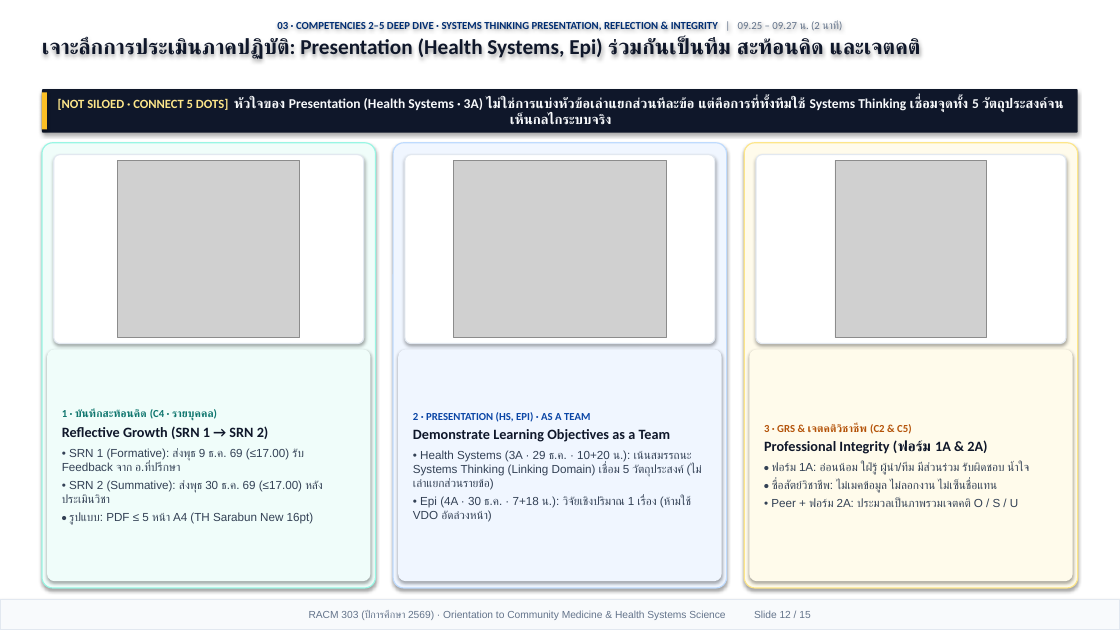
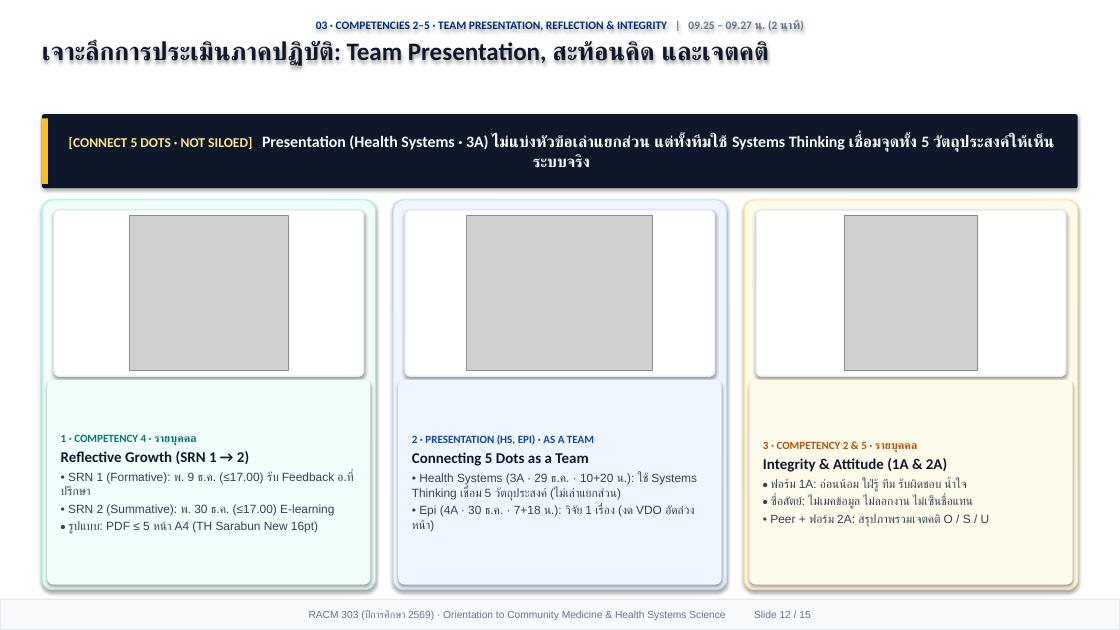
Before and after one commit to smartwoo/racm303-2569, a slide deck: slide 12 of exports/pptx/RACM303_2569_Orientation_Slides.pptx. Drawn at 1120x630 pixels with LibreOffice and Linux fonts; fonts in the diff are those of the drawing; grey boxes stand for pictures. Boxes give left, top, right and bottom in pixels: in the first picture for what was removed or moved away, otherwise in the second. Text is boxed around its words. In the diff, an @@ line names an element or a change of style, - is before the commit and + after.

Commit message:
feat(orientation): Apple Keynote 1/3 header + 2/3 Bento deck, HD original HSS figures with citations, and 6-form-factor responsive design

```diff
--- a/exports/pptx/RACM303_2569_Orientation_Slides.pptx
+++ b/exports/pptx/RACM303_2569_Orientation_Slides.pptx
@@ text at [42,21,804,66]: text changed; size 9.2 to 9.8 pt @@
-03 · COMPETENCIES 2–5 DEEP DIVE · SYSTEMS THINKING PRESENTATION, REFLECTION & INTEGRITY | 09.25 – 09.27 น. (2 นาที)
-เจาะลึกการประเมินภาคปฏิบัติ: Presentation (Health Systems, Epi) ร่วมกันเป็นทีม สะท้อนคิด และเจตคติ
+03 · COMPETENCIES 2–5 · TEAM PRESENTATION, REFLECTION & INTEGRITY | 09.25 – 09.27 น. (2 นาที)
+เจาะลึกการประเมินภาคปฏิบัติ: Team Presentation, สะท้อนคิด และเจตคติ
@@ rounded rectangle "[CONNECT 5 DOTS · NOT ...": place and size @@
-rounded rectangle "[CONNECT 5 DOTS · NOT ..." at [42,89,1078,133]
+rounded rectangle "[CONNECT 5 DOTS · NOT ..." at [42,114,1078,188]
@@ rectangle: place and size @@
-rectangle at [42,92,47,129]
+rectangle at [42,118,48,184]
@@ text in rounded rectangle at [69,135,1054,168]: text changed; size 11.6 to 13.6 pt @@
-[NOT SILOED · CONNECT 5 DOTS] หัวใจของ Presentation (Health Systems · 3A) ไม่ใช่การแบ่งหัวข้อเล่าแยกส่วนทีละข้อ แต่คือการที่ทั้งทีมใช้ Systems Thinking เชื่อมจุดทั้ง 5 วัตถุประสงค์จนเห็นกลไกระบบจริง
+[CONNECT 5 DOTS · NOT SILOED] Presentation (Health Systems · 3A) ไม่แบ่งหัวข้อเล่าแยกส่วน แต่ทั้งทีมใช้ Systems Thinking เชื่อมจุดทั้ง 5 วัตถุประสงค์ให้เห็นระบบจริง
@@ rounded rectangle: place and size @@
-rounded rectangle at [42,143,376,588]
+rounded rectangle at [42,200,376,590]
@@ rounded rectangle: place and size @@
-rounded rectangle at [393,143,727,588]
+rounded rectangle at [393,200,727,590]
@@ rounded rectangle: place and size @@
-rounded rectangle at [744,143,1078,588]
+rounded rectangle at [744,200,1078,590]
@@ rounded rectangle: place and size @@
-rounded rectangle at [54,155,364,344]
+rounded rectangle at [54,210,364,376]
@@ picture: place and size @@
-picture at [118,160,300,338]
+picture at [129,216,288,371]
@@ rounded rectangle: place and size @@
-rounded rectangle at [405,155,715,344]
+rounded rectangle at [405,210,715,376]
@@ picture: place and size @@
-picture at [453,160,666,338]
+picture at [467,216,654,371]
@@ rounded rectangle: place and size @@
-rounded rectangle at [756,155,1066,344]
+rounded rectangle at [756,210,1066,376]
@@ picture: place and size @@
-picture at [835,160,987,338]
+picture at [845,216,978,371]
@@ rounded rectangle "1 · COMPETENCY 4 · ...": place and size @@
-rounded rectangle "1 · COMPETENCY 4 · ..." at [47,350,371,581]
+rounded rectangle "1 · COMPETENCY 4 · ..." at [47,380,371,585]
@@ rounded rectangle "2 · PRESENTATION (HS, EPI) ...": place and size @@
-rounded rectangle "2 · PRESENTATION (HS, EPI) ..." at [398,350,722,581]
+rounded rectangle "2 · PRESENTATION (HS, EPI) ..." at [398,380,722,585]
@@ rounded rectangle "3 · COMPETENCY 2 & ...": place and size @@
-rounded rectangle "3 · COMPETENCY 2 & ..." at [749,350,1073,581]
+rounded rectangle "3 · COMPETENCY 2 & ..." at [749,380,1073,585]
@@ text in rounded rectangle at [61,434,353,515]: text changed; size 10 to 10.2 pt @@
-1 · บันทึกสะท้อนคิด (C4 · รายบุคคล)
-Reflective Growth (SRN 1 → SRN 2)
-• SRN 1 (Formative): ส่งพุธ 9 ธ.ค. 69 (≤17.00) รับ Feedback จาก อ.ที่ปรึกษา
-• SRN 2 (Summative): ส่งพุธ 30 ธ.ค. 69 (≤17.00) หลังประเมินวิชา
+1 · COMPETENCY 4 · รายบุคคล
+Reflective Growth (SRN 1 → 2)
+• SRN 1 (Formative): พ. 9 ธ.ค. (≤17.00) รับ Feedback อ.ที่ปรึกษา
+• SRN 2 (Summative): พ. 30 ธ.ค. (≤17.00) E-learning
@@ text in rounded rectangle at [412,435,594,445]: size 9.2 to 9.5 pt in "2 · PRESENTATION (HS, EPI) · AS ..." @@
@@ text in rounded rectangle at [763,441,990,527]: text changed; size 10 to 10.2 pt @@
-3 · GRS & เจตคติวิชาชีพ (C2 & C5)
-Professional Integrity (ฟอร์ม 1A & 2A)
-• ฟอร์ม 1A: อ่อนน้อม ใฝ่รู้ ผู้นำ/ทีม มีส่วนร่วม รับผิดชอบ น้ำใจ
-• ซื่อสัตย์วิชาชีพ: ไม่เมคข้อมูล ไม่ลอกงาน ไม่เซ็นชื่อแทน
-• Peer + ฟอร์ม 2A: ประมวลเป็นภาพรวมเจตคติ O / S / U
+3 · COMPETENCY 2 & 5 · รายบุคคล
+Integrity & Attitude (1A & 2A)
+• ฟอร์ม 1A: อ่อนน้อม ใฝ่รู้ ทีม รับผิดชอบ น้ำใจ
+• ซื่อสัตย์: ไม่เมคข้อมูล ไม่ลอกงาน ไม่เซ็นชื่อแทน
+• Peer + ฟอร์ม 2A: สรุปภาพรวมเจตคติ O / S / U
@@ text in rounded rectangle at [412,452,697,532]: text changed; size 10 to 10.2 pt @@
-Demonstrate Learning Objectives as a Team
-• Health Systems (3A · 29 ธ.ค. · 10+20 น.): เน้นสมรรถนะ Systems Thinking (Linking Domain) เชื่อม 5 วัตถุประสงค์ (ไม่เล่าแยกส่วนรายข้อ)
-• Epi (4A · 30 ธ.ค. · 7+18 น.): วิจัยเชิงปริมาณ 1 เรื่อง (ห้ามใช้ VDO อัดล่วงหน้า)
+Connecting 5 Dots as a Team
+• Health Systems (3A · 29 ธ.ค. · 10+20 น.): ใช้ Systems Thinking เชื่อม 5 วัตถุประสงค์ (ไม่เล่าแยกส่วน)
+• Epi (4A · 30 ธ.ค. · 7+18 น.): วิจัย 1 เรื่อง (งด VDO อัดล่วงหน้า)
@@ text in rounded rectangle at [68,521,318,534]: size 10 to 10.2 pt in "• รูปแบบ: PDF ≤ 5 หน้า A4 ..." @@
```
Also in this commit, not shown: 13 other slides changed, 1 slide added, 1 slide removed, 6 other files.
